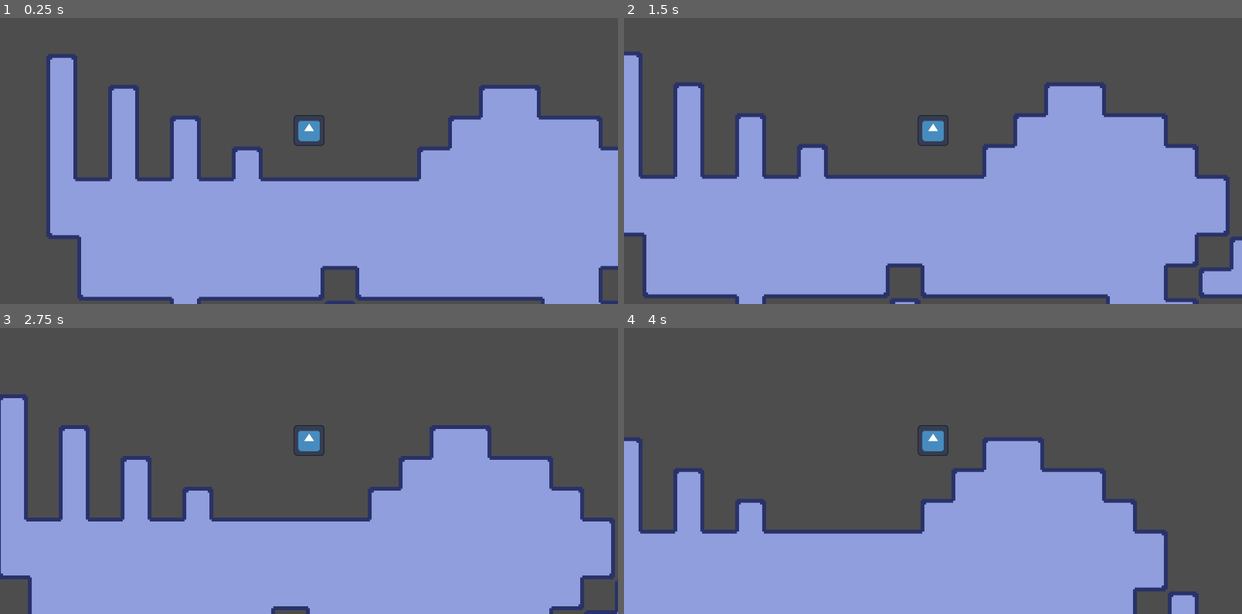
Above: before the commit, frames 1-4 (two rows, left to right).
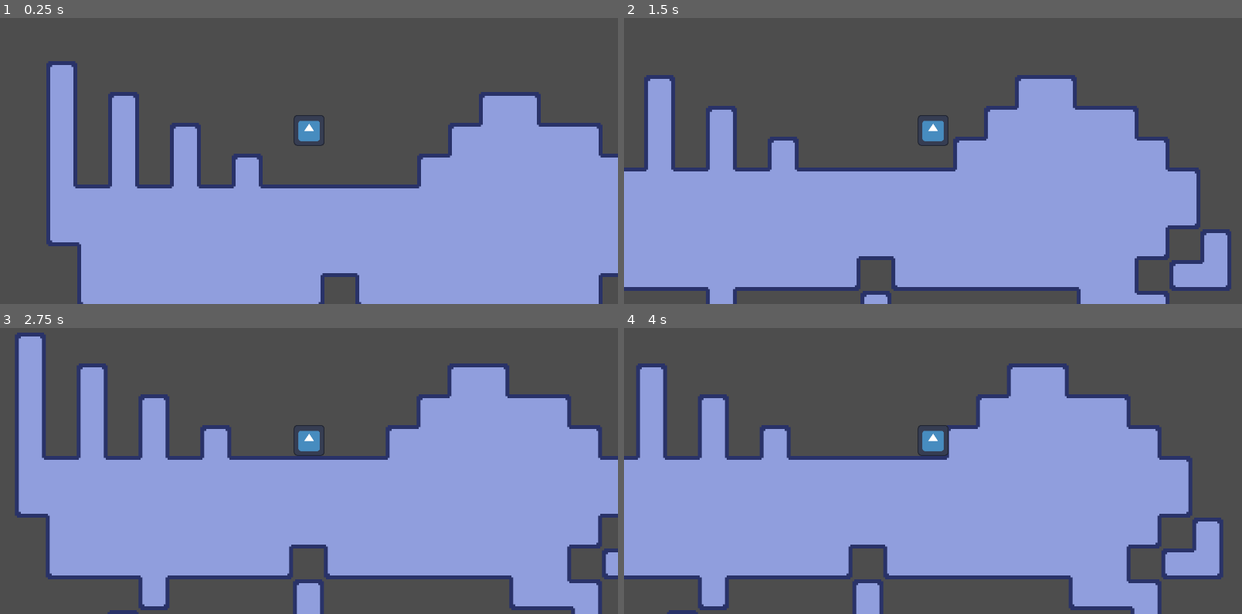
Above: after the commit, the same moments.

Repository: 3k2ng/screws
Game: Godot game, scene res://sources/scenes/demo.tscn
Same seed, same stepped clock (60 frames per second), same inputs: the game is played once before the commit and once after it. The project has no main scene, so this scene is started directly. The engine's default icon, where the game draws it, is replaced by a stand-in: a white triangle on a blue panel in a dark square.
Inputs:
- Up to frame 1 (0.25 s): no input
- Up to frame 2 (1.5 s): tap Enter (ui_accept) at 0.5, 0.6, 0.77, 1.07, 1.35 s; hold Right (ui_right) from 0.53 s (still down)
- Up to frame 3 (2.75 s): tap Enter (ui_accept) at 1.52, 1.82, 2.1 s; release Right (ui_right) at 2.03 s; hold Left (ui_left) from 2.03 s (still down)
- Up to frame 4 (4 s): release Left (ui_left) at 2.78 s; hold Right (ui_right) from 2.78 s (still down); tap Enter (ui_accept) at 2.85, 3.02, 3.32, 3.6, 3.77 s

The runs differ from the first frame. In frame 1, 6.0% of the frame differs, in the area x 7-100%, y 12-100%; in frame 2, 22%; in frame 3, 41%, in the area x 0-100%, y 1-100%; in frame 4, 40%.

Commit message:
variable jump

Diff:
--- a/sources/objects/player.gd
+++ b/sources/objects/player.gd
@@ -2,10 +2,15 @@
 
 
 
-@export var movement_speed: float
-@export var jump_height : float
+@export var movement_speed_blocks: float
+@export var jump_height_blocks : float
 @export var jump_time_to_peak : float
 @export var jump_time_to_descent : float
+
+@onready var block_size:int = 128
+
+@onready var jump_height = jump_height_blocks * block_size
+@onready var movement_speed = movement_speed_blocks * block_size
 
 @onready var jump_velocity = float ((2.0 * jump_height) / jump_time_to_peak) * -1.0
 @onready var jump_gravity = float ((-2.0 * jump_height) / (jump_time_to_peak * jump_time_to_peak)) * -1.0
@@ -35,6 +40,9 @@
 	# Handle Jump.
 	if Input.is_action_just_pressed("ui_accept"):
 		on_jump_timer = on_jump_timer_max
+	if Input.is_action_just_released("ui_accept"):
+		if velocity.y < 0:
+			velocity.y = 0
 
 	if is_on_floor():
 		coyote_timer = coyote_timer_max
--- a/sources/scenes/demo.tscn
+++ b/sources/scenes/demo.tscn
@@ -501,12 +501,12 @@
 [node name="Player" type="CharacterBody2D" parent="Field"]
 position = Vector2(576, 128)
 script = ExtResource("2_v21kg")
-movement_speed = 256.0
-jump_height = 256.0
+movement_speed_blocks = 3.0
+jump_height_blocks = 3.0
 jump_time_to_peak = 0.5
-jump_time_to_descent = 0.3
+jump_time_to_descent = 0.4
 on_jump_timer_max = 0.1
-coyote_timer_max = 1.0
+coyote_timer_max = 0.2
 
 [node name="Sprite" type="Sprite2D" parent="Field/Player"]
 texture = ExtResource("1_ogyri")
